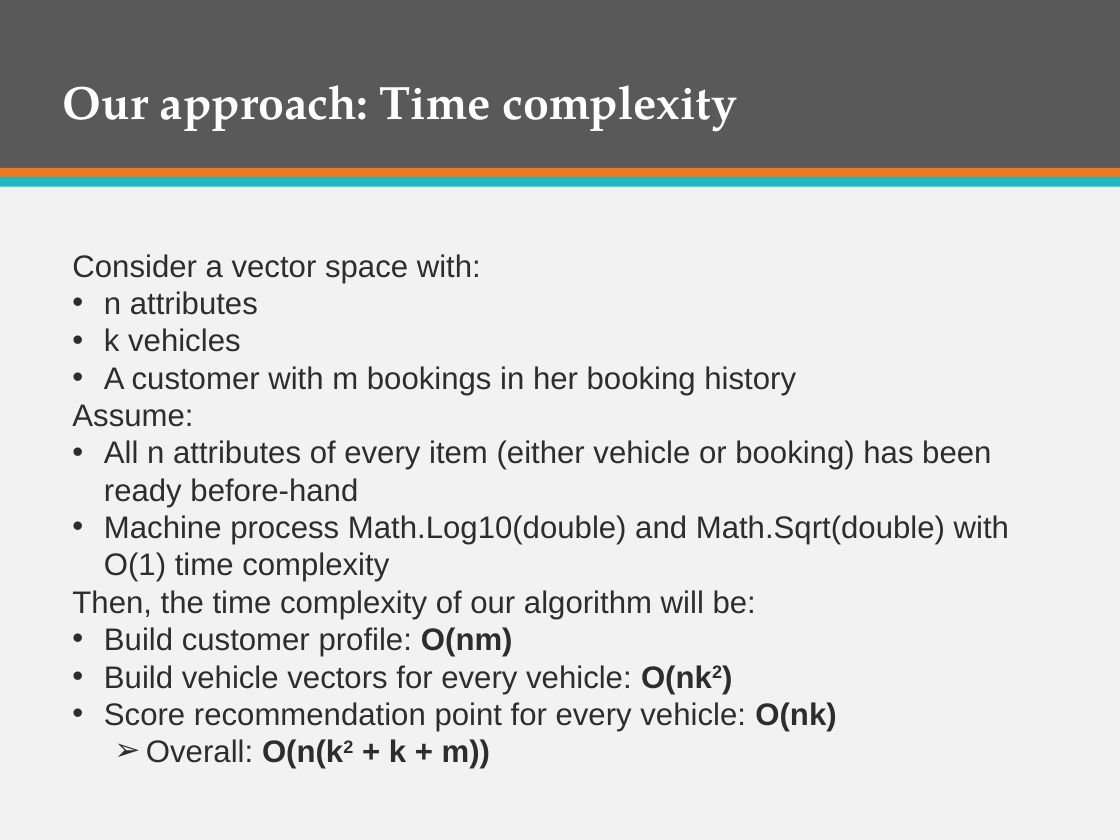
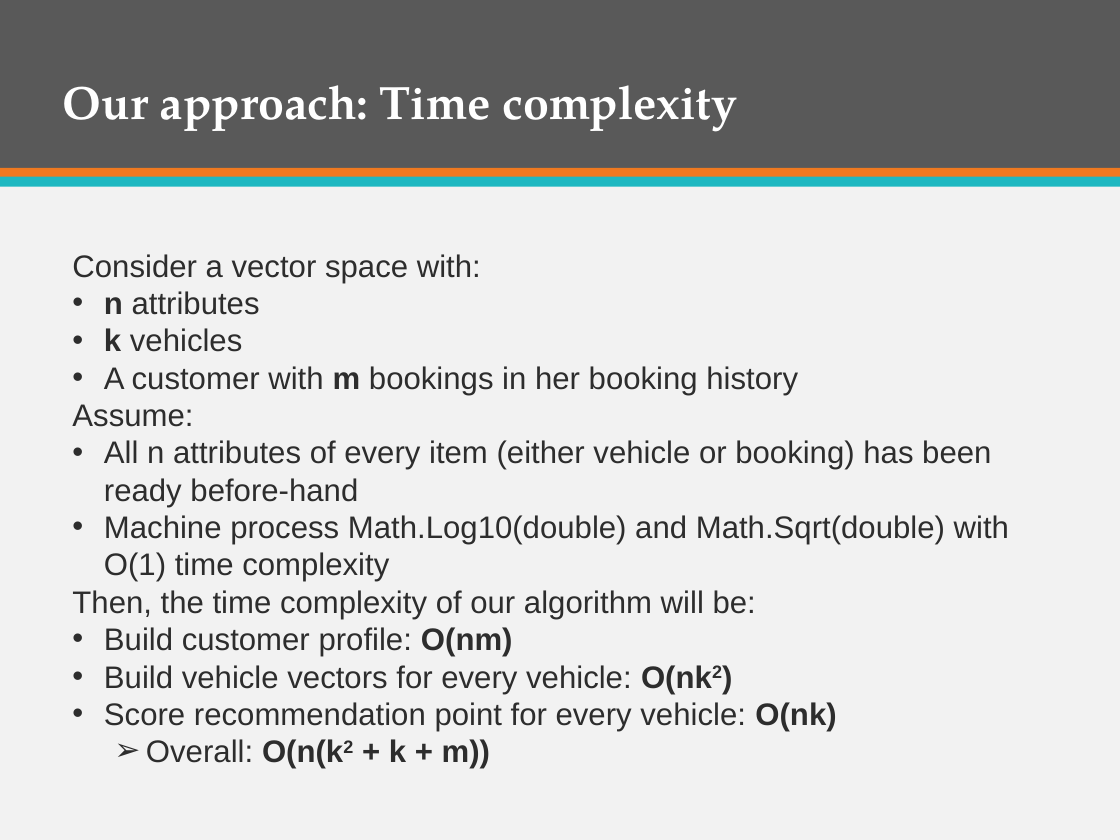
Before and after one commit to firzgard/CarRentalPortal, a slide deck: slide 53 of slide/CAR RENTAL PORTAL-Official.pptx. Drawn at 1120x840 pixels with LibreOffice and Linux fonts; fonts in the diff are those of the drawing. Boxes give left, top, right and bottom in pixels: in the first picture for what was removed or moved away, otherwise in the second. Text is boxed around its words. In the diff, an @@ line names an element or a change of style, - is before the commit and + after.

```diff
--- a/slide/CAR RENTAL PORTAL-Official.pptx
+++ b/slide/CAR RENTAL PORTAL-Official.pptx
@@ text at box(104, 291, 798, 395): bold on in "n", "k", "m" @@
```
Also in this commit, not shown: 2 other slides changed.
